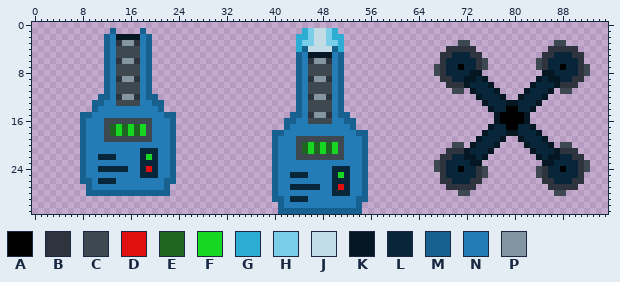
Two states of a sprite sheet, assets/textures/text-tower-railgun.png. The picture above was drawn from the file before the commit.
The file is 96x32 pixels.
Palette (. is transparent): A #000000  B #2d343e  C #3e4851  D #e01010  E #1e6522  F #16d721  G #2dadd3  H #7bcee9  J #c1dce5  K #041723  L #072639  M #176191  N #237cb6  P #8395a0
Pixels before (only the part around the change), first column x 30:
 0 ..............................
 1 ...............GHJJHG.........
 2 ..............GGHJJHGG........
 3 ..............GHHJJHHG........
 4 ..............GMJJJJMG........
 5 ..............MNKKKKNM........
 6 ..............MNBPPBNM........
 7 ..............MNCCCCNM........
 8 ..............MNCCCCNM........
 9 ..............MNBPPBNM........
10 ..............MNCCCCNM........
11 ..............MNCCCCNM........
Once edited:
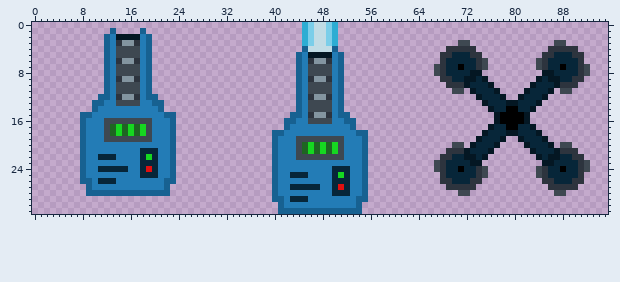
From old to new:
Changed rows in their new state; - is an unchanged pixel.
first column x 44:
 0 -GHJJHG-
 2 .------.
 3 .G----G.
 4 .------.
